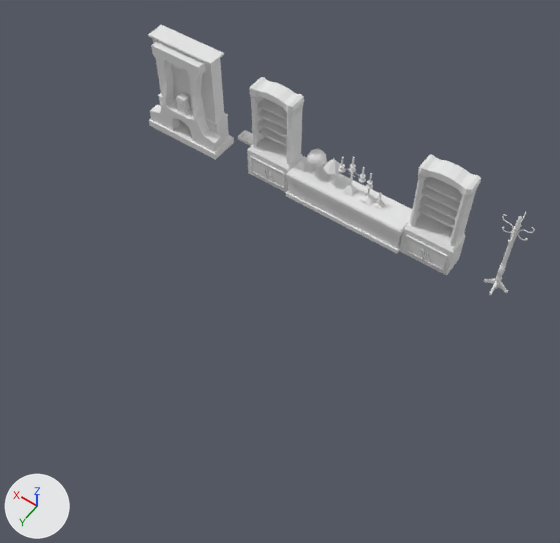
An edit to the Blender file Arte/Escenario/Modelo3D/Escenario.blend, drawn before and after from the same camera.
One viewpoint serves both versions: a 50 mm camera at (-100.0, 142.0, 256.0) aimed at (4.0, -4.0, 27.0). Lighting does not change. The marker at lower left points along +X, +Y and +Z.

The first picture shows 'Base_Chimenea', 'Base_Chimenea_Trasera', 'Base_Reloj', 'Chimenea', 'Decoración_Chimenea', 'Libro_Inicial', 'Mueble_entre_estanteias', 'Parte de atras estanteria_2', 'Parte de atras estanteria_2.001', 'Tronco_Reloj'.
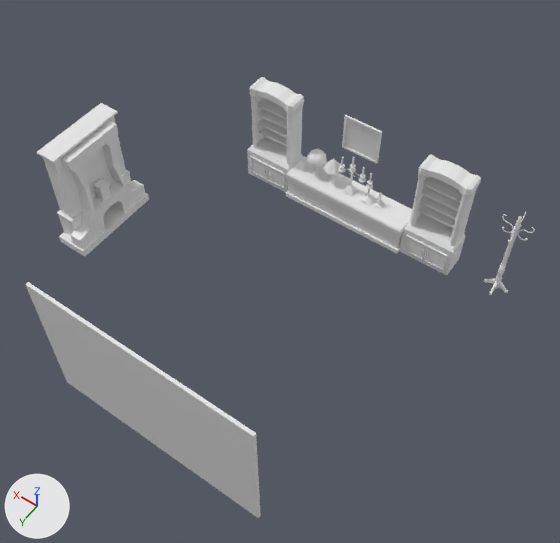
Location of each change, (x1, y1, x2, y2) in pixels of the pictures (560 x 543 px):
```json
{"object": "Ventana", "change": "shown", "after": [25, 282, 261, 518]}
{"object": "Decoración_Chimenea", "change": "moved, turned", "before": [150, 41, 222, 152], "after": [61, 120, 145, 249]}
{"object": "Chimenea", "change": "moved, turned", "before": [148, 25, 224, 122], "after": [37, 103, 126, 218]}
{"object": "Base_Chimenea", "change": "moved, turned", "before": [149, 119, 234, 160], "after": [59, 193, 149, 257]}
{"object": "Cuadro", "change": "shown", "after": [342, 115, 382, 164]}
{"object": "Base_Chimenea_Trasera", "change": "moved, turned", "before": [158, 93, 229, 140], "after": [57, 170, 131, 236]}
{"object": "Tronco_Reloj", "change": "moved, turned", "before": [176, 94, 190, 113], "after": [94, 179, 111, 201]}
{"object": "Libro_Inicial", "change": "deleted", "before": [238, 130, 253, 146]}
{"object": "Base_Reloj", "change": "moved, turned", "before": [177, 109, 191, 115], "after": [96, 194, 112, 203]}
```

The change, as JSON lines over the scene's bpy script:
```json
{"op": "set", "path": "ob_ventana.location", "old": "(0.0, 57.9, 43.3)", "new": "(0.0, 72.1, 43.3)"}
{"op": "remove", "block": "ob_ventana", "code": "ob_ventana.hide_set(True)"}
{"op": "remove", "block": "ob_cuadro", "code": "ob_cuadro.hide_set(True)"}
{"op": "set", "path": "ob_base_reloj.location", "old": "(100.6, -60.9, 16.9)", "new": "(91.5, 0.0, 16.8)"}
{"op": "set", "path": "ob_base_reloj.rotation_euler", "old": "(0.0, 0.0, 0.0)", "new": "(0.0, 0.0, 1.571)", "note": "degrees (0, 0, 0) -> degrees (0, 0, 90)"}
{"op": "set", "path": "ob_tronco_reloj.location", "old": "(100.6, -61.8, 21.0)", "new": "(92.3, 0.0, 21.0)"}
{"op": "set", "path": "ob_tronco_reloj.rotation_euler", "old": "(0.0, 0.0, 0.0)", "new": "(0.0, 0.0, 1.571)", "note": "degrees (0, 0, 0) -> degrees (0, 0, 90)"}
{"op": "set", "path": "ob_base_chimenea.location", "old": "(100.4, -65.0, 0.5)", "new": "(95.5, 0.0, 0.5)"}
{"op": "set", "path": "ob_base_chimenea.rotation_euler", "old": "(0.0, 0.0, 0.0)", "new": "(0.0, 0.0, 1.571)", "note": "degrees (0, 0, 0) -> degrees (0, 0, 90)"}
{"op": "set", "path": "ob_base_chimenea_trasera.location", "old": "(100.5, -68.6, 9.8)", "new": "(99.1, 0.0, 9.8)"}
{"op": "set", "path": "ob_base_chimenea_trasera.rotation_euler", "old": "(0.0, 0.0, 0.0)", "new": "(0.0, 0.0, 1.571)", "note": "degrees (0, 0, 0) -> degrees (0, 0, 90)"}
{"op": "set", "path": "ob_chimenea.location", "old": "(100.5, -67.9, 16.9)", "new": "(98.4, 0.0, 16.9)"}
{"op": "set", "path": "ob_chimenea.rotation_euler", "old": "(0.0, 0.0, 0.0)", "new": "(0.0, 0.0, 1.571)", "note": "degrees (0, 0, 0) -> degrees (0, 0, 90)"}
{"op": "set", "path": "ob_decoración_chimenea.location", "old": "(100.6, -62.9, 48.0)", "new": "(93.4, 0.0, 48.0)"}
{"op": "set", "path": "ob_decoración_chimenea.rotation_euler", "old": "(0.0, 0.0, 0.0)", "new": "(0.0, 0.0, 1.571)", "note": "degrees (0, 0, 0) -> degrees (0, 0, 90)"}
{"op": "remove", "block": "ob_libro_inicial", "code": ["ob_libro_inicial = bpy.data.objects.new('Libro_Inicial', me_cube_020)", "ob_libro_inicial.location = (70.0, -74.5, 9.0)"]}
```
